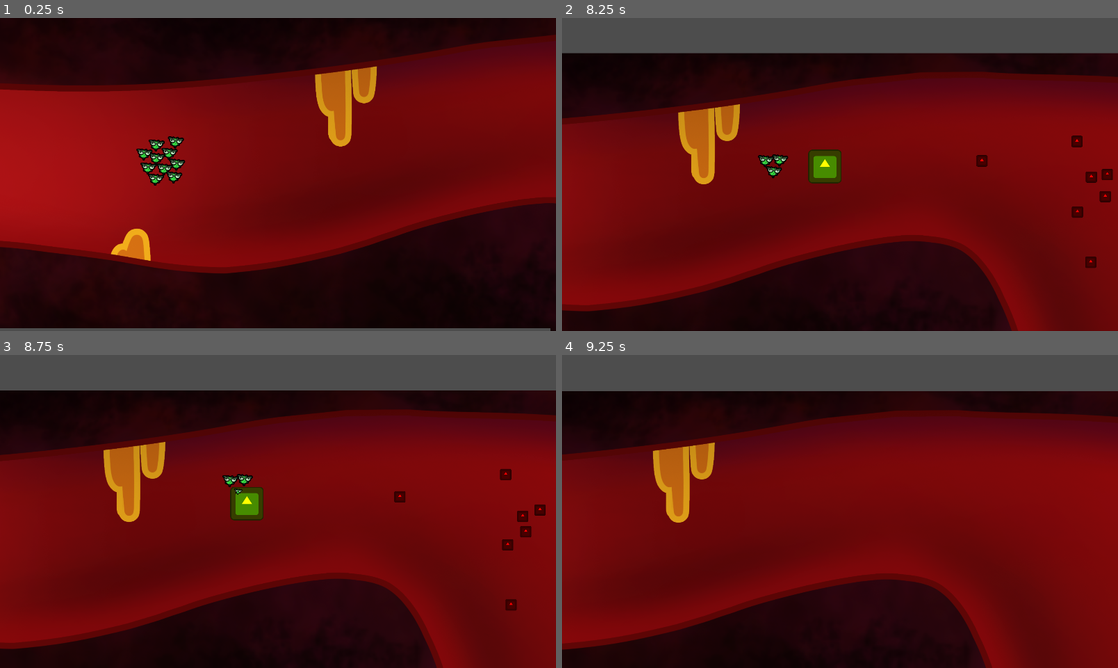
Above: before the commit, frames 1-4 (two rows, left to right).
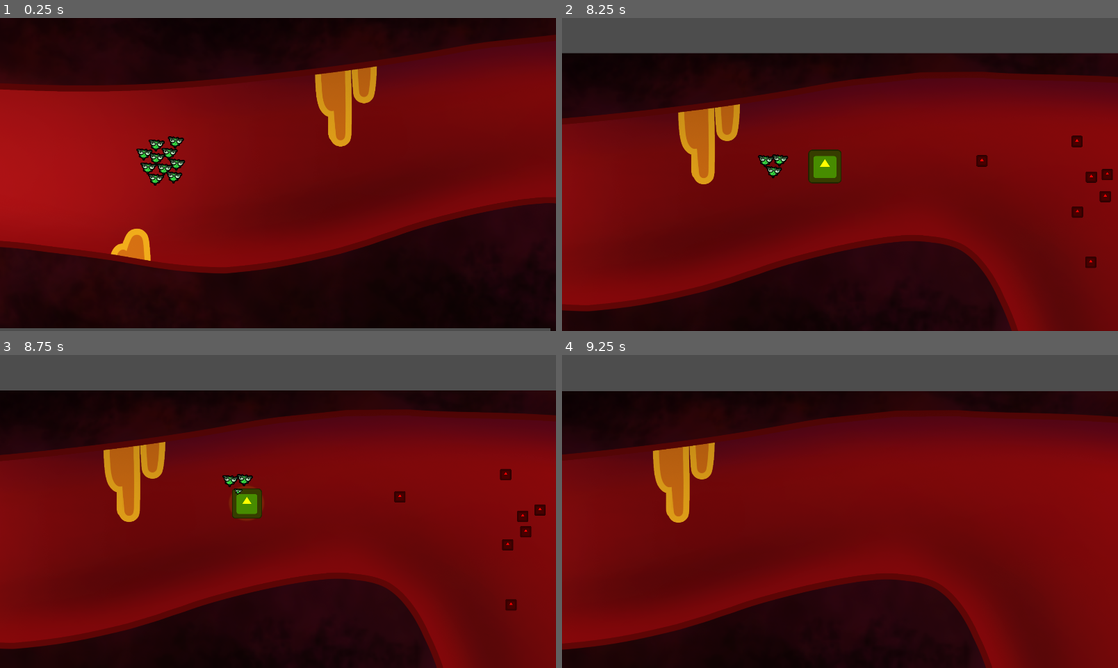
Above: after the commit, the same moments.

Repository: Boris14/GMTKGameJam2024
Game: Godot game, scene res://Scenes/Main.tscn
Same seed, same stepped clock (60 frames per second), same inputs: the game is played once before the commit and once after it. The engine's default icon, where the game draws it, is replaced by a stand-in: a white triangle on a blue panel in a dark square.
Inputs (mouse positions are in pixels of both pictures, inside the frame that each line leads up to):
- Up to frame 1 (0.25 s): no input
- Up to frame 2 (8.25 s): move the mouse to (962, 158) at 0.52 s; click (962, 158) at 0.67 s; move the mouse to (728, 190) at 1.27 s; click (728, 190) at 1.42 s; move the mouse to (895, 105) at 2.02 s; click (895, 105) at 2.17 s; move the mouse to (812, 237) at 2.77 s; click (812, 237) at 2.92 s; move the mouse to (1006, 221) at 3.52 s; click (1006, 221) at 3.67 s; move the mouse to (673, 127) at 4.27 s; click (673, 127) at 4.42 s; move the mouse to (867, 174) at 5.02 s; click (867, 174) at 5.17 s; move the mouse to (756, 96) at 5.77 s; click (756, 96) at 5.92 s; move the mouse to (962, 158) at 6.52 s; click (962, 158) at 6.67 s; move the mouse to (728, 190) at 7.27 s; click (728, 190) at 7.42 s; move the mouse to (895, 105) at 8.02 s; click (895, 105) at 8.17 s
- Up to frame 3 (8.75 s): no input
- Up to frame 4 (9.25 s): move the mouse to (812, 574) at 8.77 s; click (812, 574) at 8.92 s

Frames 1-2 are identical in both runs. In frame 3, 0.2% of the frame differs, in the area x 41-48%, y 42-53%; in frame 4, nothing differs.

Commit message:
enemy damage anim and bugfix slow

Diff:
--- a/Scenes/Enemy/enemy.tscn
+++ b/Scenes/Enemy/enemy.tscn
@@ -9,6 +9,52 @@
 
 [sub_resource type="CircleShape2D" id="CircleShape2D_0ngu5"]
 radius = 0.1
+
+[sub_resource type="Animation" id="Animation_q1j2g"]
+resource_name = "live"
+
+[sub_resource type="Animation" id="Animation_8ca3t"]
+resource_name = "die"
+
+[sub_resource type="Animation" id="Animation_m21if"]
+resource_name = "hit"
+length = 0.1
+step = 0.01
+tracks/0/type = "value"
+tracks/0/imported = false
+tracks/0/enabled = true
+tracks/0/path = NodePath(".:scale")
+tracks/0/interp = 1
+tracks/0/loop_wrap = true
+tracks/0/keys = {
+"times": PackedFloat32Array(0, 0.05, 0.1),
+"transitions": PackedFloat32Array(1, 1, 1),
+"update": 0,
+"values": [Vector2(1, 1), Vector2(0.9, 0.9), Vector2(1, 1)]
+}
+
+[sub_resource type="Animation" id="Animation_tk0qw"]
+length = 0.001
+tracks/0/type = "value"
+tracks/0/imported = false
+tracks/0/enabled = true
+tracks/0/path = NodePath("Icon:scale")
+tracks/0/interp = 1
+tracks/0/loop_wrap = true
+tracks/0/keys = {
+"times": PackedFloat32Array(0),
+"transitions": PackedFloat32Array(1),
+"update": 0,
+"values": [Vector2(1, 1)]
+}
+
+[sub_resource type="AnimationLibrary" id="AnimationLibrary_x6ugk"]
+_data = {
+"RESET": SubResource("Animation_tk0qw"),
+"die": SubResource("Animation_8ca3t"),
+"hit": SubResource("Animation_m21if"),
+"live": SubResource("Animation_q1j2g")
+}
 
 [node name="Enemy" type="CharacterBody2D"]
 script = ExtResource("1_bugk0")
@@ -24,3 +70,8 @@
 shape = SubResource("CircleShape2D_0ngu5")
 
 [node name="AudioStreamPlayer" type="AudioStreamPlayer" parent="."]
+
+[node name="AnimationPlayer" type="AnimationPlayer" parent="."]
+libraries = {
+"": SubResource("AnimationLibrary_x6ugk")
+}
--- a/Scripts/Enemy/AOEEnemy.gd
+++ b/Scripts/Enemy/AOEEnemy.gd
@@ -5,7 +5,7 @@
 
 var current_state = State.MOVE
 var attack_timer: float = 0.0
-var attack_timer_max: float = 4.0
+var attack_timer_max: float = 2.0
 @onready var aoe_visual = (func():
 	# Create the ColorRect
 	var rect = ColorRect.new()
@@ -56,13 +56,13 @@
 func _ready():
 	super._ready()
 	radius=randf_range(50, 100)
-	health = 15
-	max_health = 15
+	health = 35
+	max_health = 35
 	$Icon.modulate=Color.YELLOW
 
 	#$CollisionShape2D.shape.radius = radius
 func aoe_radius():
-	return radius*2*2*attack_timer/attack_timer_max if current_state == State.PREPARE_ATTACK else radius*2*2 if current_state==State.ATTACK else 0
+	return radius*1.2+radius*2*attack_timer/attack_timer_max if current_state == State.PREPARE_ATTACK else radius*2*2 if current_state==State.ATTACK else 0
 func step(delta):
 	aoe_visual.size = Vector2.ONE * aoe_radius()*2
 	aoe_visual.position = -aoe_visual.size/2
--- a/Scripts/Enemy/Enemy.gd
+++ b/Scripts/Enemy/Enemy.gd
@@ -14,16 +14,19 @@
 func take_damage(amount: int = 1):
 	health -= amount
 	if health <= 0:
-		queue_free()
-
+		die()
+func die():
+	queue_free()
 func _physics_process(delta):
 	step(delta)
 	$Icon.scale = Vector2.ONE * radius/66
 	move_and_slide()
 	for b in get_tree().get_nodes_in_group("bacterium"):
 		if position.distance_to(b.position) < radius:
+			$AnimationPlayer.play("hit")
 			play_hit_sound()
 			take_damage()
+
 			b.die(true)
 
 func step(delta):
--- a/Scripts/Enemy/FreezerEnemy.gd
+++ b/Scripts/Enemy/FreezerEnemy.gd
@@ -48,13 +48,22 @@
 		velocity = Vector2.ZERO
 
 	for b in get_tree().get_nodes_in_group("bacterium"):
-		if position.distance_to(b.position) < aura_radius:
+		if position.distance_to(b.position) < aura_radius and !is_queued_for_deletion():
 			slow_bacterium(b, delta)
 		elif b in slowed_bacteria:
+			#print(position.distance_to(b.position) >= aura_radius, " ", is_queued_for_deletion())
 			b.curr_max_speed = b.max_speed
 			slowed_bacteria.erase(b)
+func die():
+	for b in slowed_bacteria:
+		print("must unslow")
+		if is_instance_valid(b):
+			b.curr_max_speed = b.max_speed
+			print("success unslow")
+
+	super.die()
 
 func slow_bacterium(bacterium : Bacterium, delta : float):
 	if not bacterium in slowed_bacteria:
 		slowed_bacteria.append(bacterium)
-	bacterium.curr_max_speed = max(20, bacterium.max_speed * 0.9 *delta)
+	bacterium.curr_max_speed = max(20, bacterium.max_speed * 0.3)
Not shown: 1 places in Scenes/Enemy/enemy.tscn that only renumber resources
